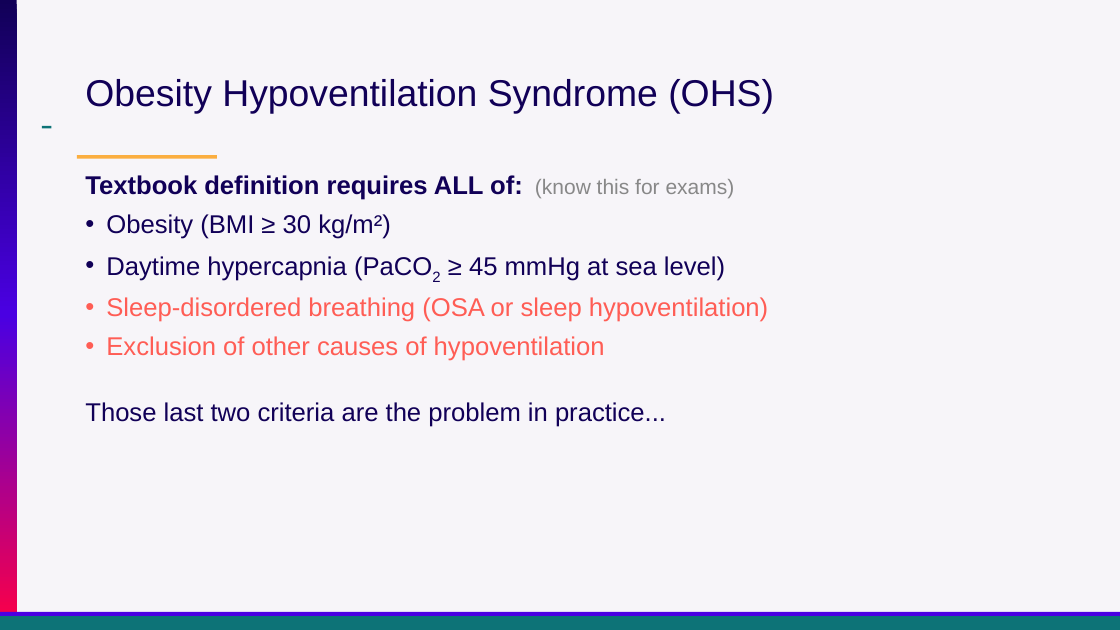
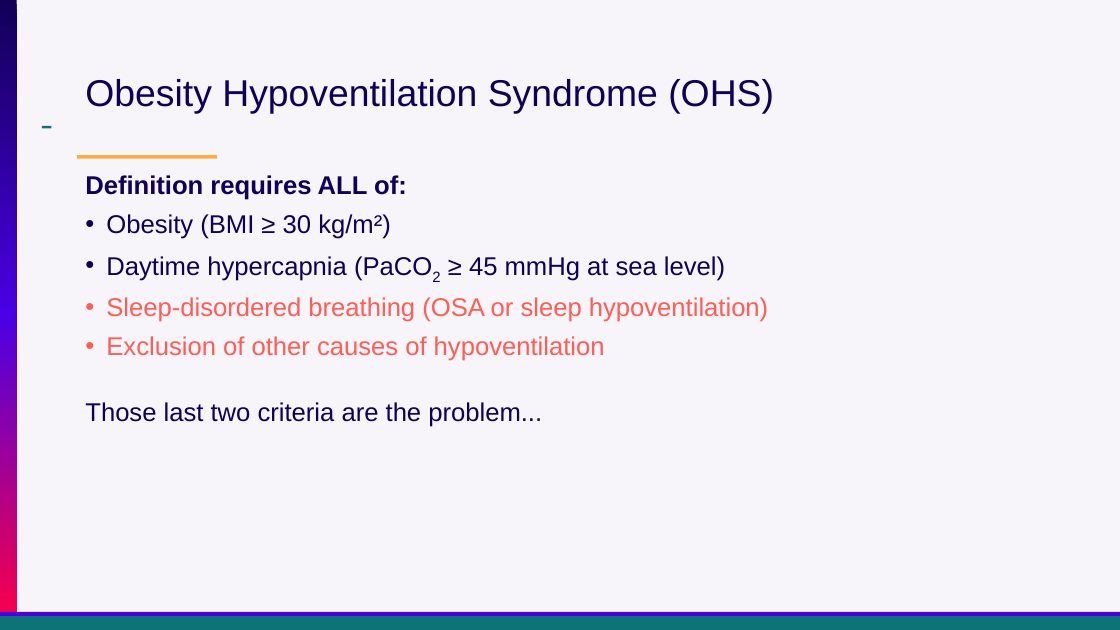
Before and after one commit to reblocke/clinical_talks, a slide deck: slide 3 of archive/Presentations/Locke Utah ACP OHS 2026.pptx. Drawn at 1120x630 pixels with LibreOffice and Linux fonts; fonts in the diff are those of the drawing. Boxes give left, top, right and bottom in pixels: in the first picture for what was removed or moved away, otherwise in the second. Text is boxed around its words. In the diff, an @@ line names an element or a change of style, - is before the commit and + after.

```diff
--- a/archive/Presentations/Locke Utah ACP OHS 2026.pptx
+++ b/archive/Presentations/Locke Utah ACP OHS 2026.pptx
@@ text at <box>85,175,407,200</box>: text changed @@
-Textbook definition requires ALL of: (know this for exams)
+Definition requires ALL of:
@@ text at <box>85,402,542,427</box>: text changed @@
-Those last two criteria are the problem in practice...
+Those last two criteria are the problem...
```
Also in this commit, not shown: 25 other slides changed, 7 slides added, 8 slides removed, 1 other file.
